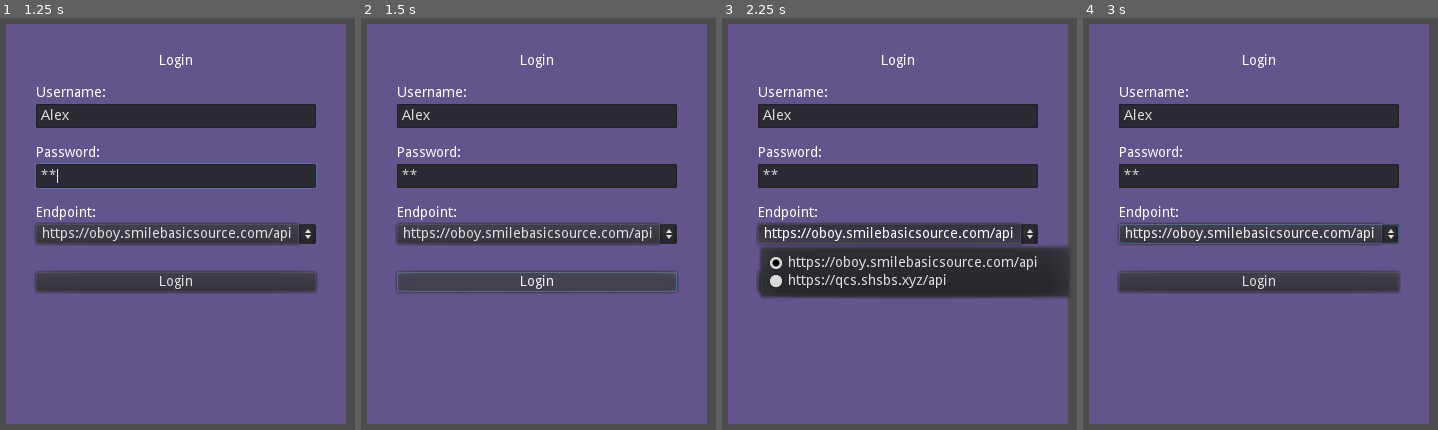
Above: before the commit, frames 1-4 (left to right).
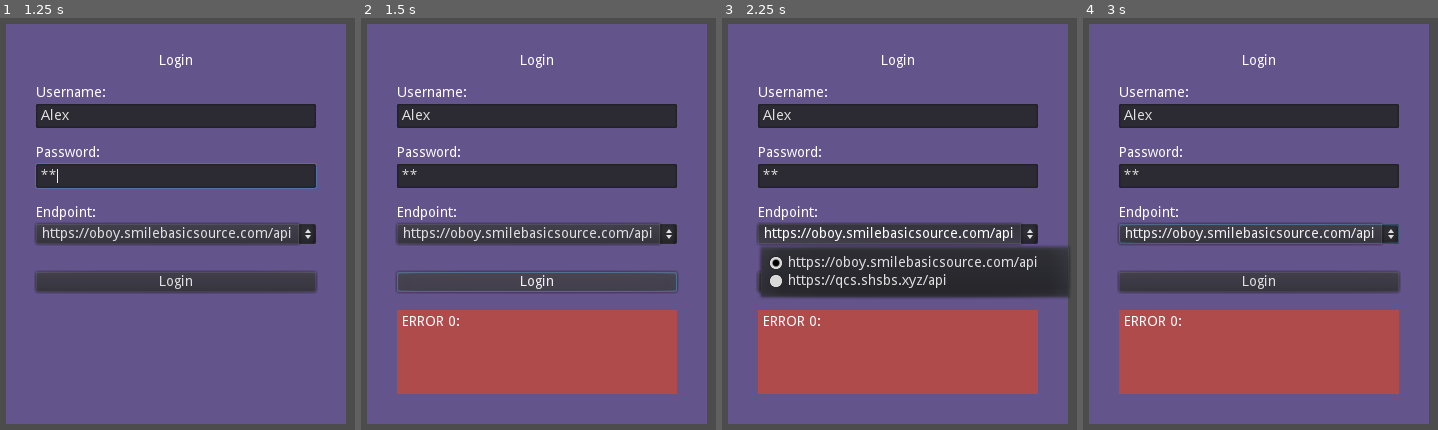
Above: after the commit, the same moments.

Repository: randomouscrap98/qcsfe
Game: Godot game, scene res://Main.tscn
Two runs of this game, one before a commit and one after it. Both use one fixed random seed, a clock stepped at 60 frames per second and the inputs below.
Inputs (mouse positions are in pixels of both pictures, inside the frame that each line leads up to):
- Up to frame 1 (1.25 s): click (177, 116) at 0.52 s; type "Alex" at 0.6 s; click (177, 174) at 0.75 s; type "12" at 0.83 s
- Up to frame 2 (1.5 s): click "Login" at 1.25 s
- Up to frame 3 (2.25 s): click "https://oboy.smilebasicsource…" at 2 s
- Up to frame 4 (3 s): click "https://oboy.smilebasicsource…" at 2.75 s

Frame 1 is identical in both runs. In frame 2, 16% of the frame differs, in the area x 10-90%, y 70-92%; in frame 3, 16%; in frame 4, 16%.

Commit message:
Learning about scenes + login/errorbox

Diff:
--- /dev/null
+++ b/ApiUtilities.gd
@@ -0,0 +1,17 @@
+extends Node
+
+
+# Declare member variables here. Examples:
+# var a = 2
+# var b = "text"
+
+# Called when the node enters the scene tree for the first time.
+func _ready():
+	pass # Replace with function body.
+
+func GetStandardHeaders():
+	return [ "Content-Type: application/json", "accepts: application/json"]
+
+# Called every frame. 'delta' is the elapsed time since the previous frame.
+#func _process(delta):
+#	pass
--- /dev/null
+++ b/ErrorBox.gd
@@ -0,0 +1,17 @@
+extends Panel
+
+
+# Declare member variables here. Examples:
+# var a = 2
+# var b = "text"
+
+
+# Called when the node enters the scene tree for the first time.
+func _ready():
+	pass # Replace with function body.
+
+func SetError(text: String):
+	$ScrollContainer/ErrorLabel.text = text
+# Called every frame. 'delta' is the elapsed time since the previous frame.
+#func _process(delta):
+#	pass
--- /dev/null
+++ b/ErrorBox.tscn
@@ -0,0 +1,33 @@
+[gd_scene load_steps=3 format=2]
+
+[ext_resource path="res://ErrorBox.gd" type="Script" id=1]
+
+[sub_resource type="StyleBoxFlat" id=1]
+bg_color = Color( 0.686275, 0.294118, 0.294118, 1 )
+
+[node name="ErrorBox" type="Panel"]
+anchor_right = 1.0
+anchor_bottom = 1.0
+size_flags_horizontal = 3
+size_flags_vertical = 3
+custom_styles/panel = SubResource( 1 )
+script = ExtResource( 1 )
+
+[node name="ScrollContainer" type="ScrollContainer" parent="."]
+anchor_right = 1.0
+anchor_bottom = 1.0
+margin_left = 5.0
+margin_top = 5.0
+margin_right = -5.0
+margin_bottom = -5.0
+size_flags_horizontal = 3
+size_flags_vertical = 3
+
+[node name="ErrorLabel" type="Label" parent="ScrollContainer"]
+margin_right = 350.0
+margin_bottom = 48.0
+size_flags_horizontal = 3
+text = "Test text
+
+and some more!"
+autowrap = true
--- /dev/null
+++ b/Login.gd
@@ -0,0 +1,46 @@
+extends Panel
+
+signal login_success(url, token)
+
+onready var request = $HTTPRequest
+onready var apiSelect = $VBoxContainer/ApiEndpointSelect
+onready var errorBox =$VBoxContainer/MarginContainer6/ErrorBox
+onready var loginButton = $VBoxContainer/LoginButton
+
+# Called when the node enters the scene tree for the first time.
+func _ready():
+	request.connect("request_completed", self, "_request_complete")
+	loginButton.connect("pressed", self, "_login_pressed")
+	pass # Replace with function body.
+
+func SetError(text: String):
+	errorBox.SetError(text)
+	errorBox.show()
+
+func ClearError():
+	errorBox.SetError("")
+	errorBox.hide()
+
+func _login_pressed():
+	loginButton.disabled = true
+	ClearError()
+	var apiUrl = apiSelect.get_item_text(apiSelect.get_selected_id())
+	print("URL: %s" % apiUrl)
+	var data = { "username": $VBoxContainer/UsernameEdit.text, "password": $VBoxContainer/PasswordEdit.text }
+	var error = request.request(apiUrl + "/user/login", ApiUtilities.GetStandardHeaders(), true,HTTPClient.METHOD_POST, JSON.print(data))
+	if error != OK:
+		print("SOMETHING AWFUL HAPPENED? %s" % error)
+		loginButton.disabled = false
+
+func _request_complete(result, response_code, headers, body):
+	loginButton.disabled = false
+	var bodstring = body.get_string_from_utf8()
+	if response_code != 200:
+		SetError("ERROR %d: %s" % [response_code, bodstring])
+	else:
+		print("Response code: %d, body: %s" % [response_code, bodstring])
+
+
+# Called every frame. 'delta' is the elapsed time since the previous frame.
+#func _process(delta):
+#	pass
--- a/Login.tscn
+++ b/Login.tscn
@@ -1,4 +1,7 @@
-[gd_scene load_steps=2 format=2]
+[gd_scene load_steps=4 format=2]
+
+[ext_resource path="res://Login.gd" type="Script" id=1]
+[ext_resource path="res://ErrorBox.tscn" type="PackedScene" id=2]
 
 [sub_resource type="StyleBoxFlat" id=1]
 bg_color = Color( 0.392157, 0.329412, 0.54902, 1 )
@@ -9,6 +12,7 @@
 size_flags_horizontal = 3
 size_flags_vertical = 3
 custom_styles/panel = SubResource( 1 )
+script = ExtResource( 1 )
 
 [node name="VBoxContainer" type="VBoxContainer" parent="."]
 anchor_right = 1.0
@@ -89,7 +93,7 @@
 margin_bottom = 214.0
 rect_min_size = Vector2( 0, 20 )
 
-[node name="Button" type="Button" parent="VBoxContainer"]
+[node name="LoginButton" type="Button" parent="VBoxContainer"]
 margin_top = 218.0
 margin_right = 280.0
 margin_bottom = 238.0
@@ -100,3 +104,18 @@
 margin_right = 280.0
 margin_bottom = 252.0
 rect_min_size = Vector2( 0, 10 )
+
+[node name="MarginContainer6" type="MarginContainer" parent="VBoxContainer"]
+margin_top = 256.0
+margin_right = 280.0
+margin_bottom = 340.0
+size_flags_vertical = 3
+
+[node name="ErrorBox" parent="VBoxContainer/MarginContainer6" instance=ExtResource( 2 )]
+visible = false
+anchor_right = 0.0
+anchor_bottom = 0.0
+margin_right = 280.0
+margin_bottom = 84.0
+
+[node name="HTTPRequest" type="HTTPRequest" parent="."]
--- a/project.godot
+++ b/project.godot
@@ -14,6 +14,10 @@
 run/main_scene="res://Main.tscn"
 config/icon="res://icon.png"
 
+[autoload]
+
+ApiUtilities="*res://ApiUtilities.gd"
+
 [display]
 
 window/size/width=360
